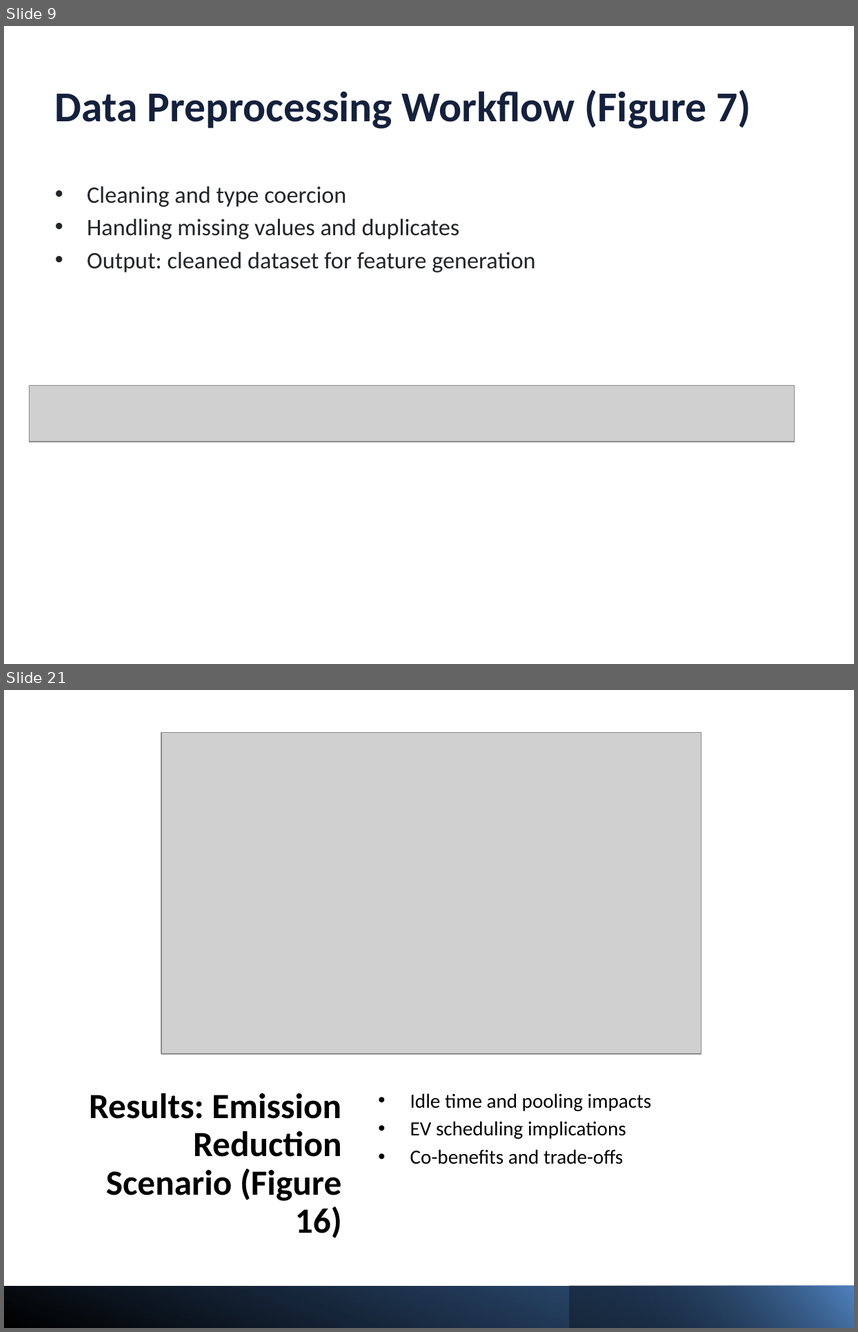
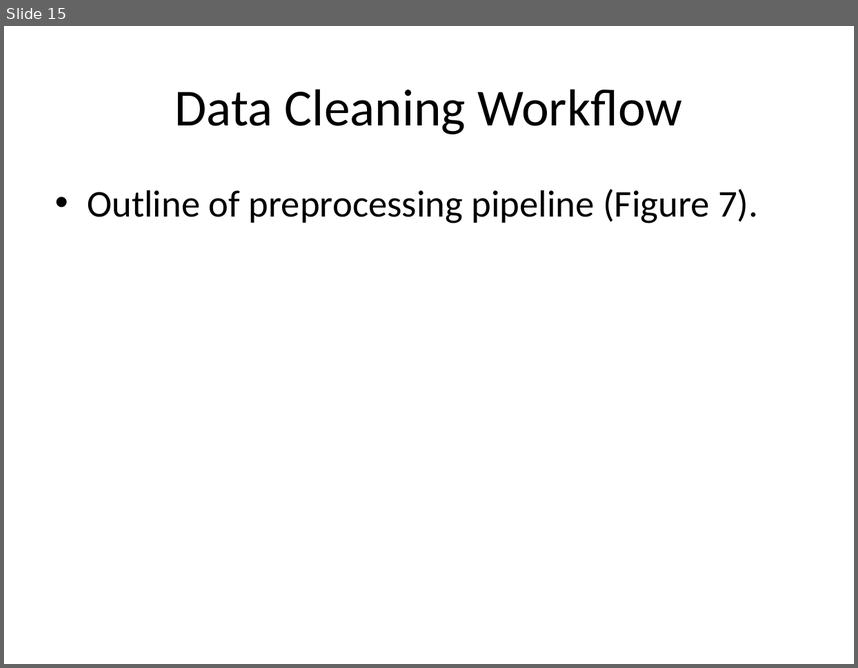
Before and after one commit to kangss1/Project-Uber, a slide deck: Thesis/Machine_Learning_Based_Forecasting_RideHailing_DelhiNCR.pptx. Shown one above the other, each under a label of ours: slides 9 and 21 before the commit, slide 15 after it; the slides between them are not shown. The pictures are 858x1332 and 858x668 pixels, drawn with LibreOffice and Linux fonts; fonts in the diff are those of the drawing; grey boxes stand for pictures. Boxes give left, top, right and bottom in pixels: in the first picture for what was removed or moved away, otherwise in the second. Text is boxed around its words. In the diff, an @@ line names an element or a change of style, - is before the commit and + after.

```diff
--- a/Thesis/Machine_Learning_Based_Forecasting_RideHailing_DelhiNCR.pptx
+++ b/Thesis/Machine_Learning_Based_Forecasting_RideHailing_DelhiNCR.pptx
@@ slide 21 removed at [4,690,854,1328], background #FFFFFF @@
@@ picture removed at [161,733,701,1054] @@
@@ title removed at [89,1093,342,1238] @@
-Results: Emission Reduction Scenario (Figure 16)
@@ text removed at [410,1093,652,1164] @@
-• Idle time and pooling impacts
-• EV scheduling implications
-• Co-benefits and trade-offs
@@ rectangle removed at [4,1286,854,1328] @@
@@ rectangle removed at [570,1286,854,1328] @@
@@ what was slide 9 is now slide 15 @@
@@ slide 15 changed as well @@
@@ title at [175,89,682,134]: text changed; size 36 to 44 pt; text colour #14213D to #000000; bold off @@
-Data Preprocessing Workflow (Figure 7)
+Data Cleaning Workflow
@@ text at [87,189,758,223]: text changed; size 20 to 32 pt; text colour #212529 to #000000 @@
-• Cleaning and type coercion
-• Handling missing values and duplicates
-• Output: cleaned dataset for feature generation
+• Outline of preprocessing pipeline (Figure 7).
@@ picture removed at [30,385,795,441] @@
```
Also in this commit, not shown: 39 slides added, 23 other slides removed, 12 other files.
